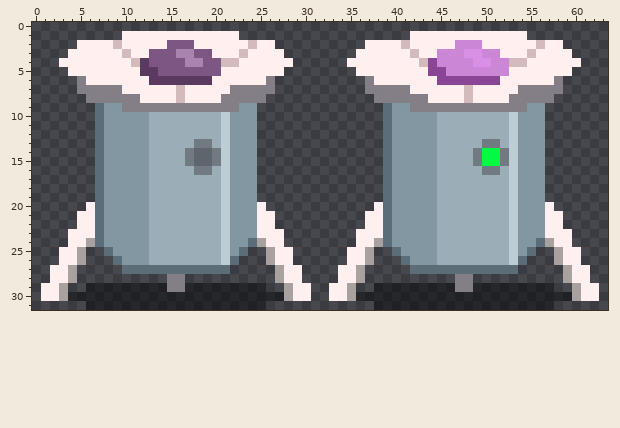
Pixel-art sprite: ghostvac.png. That is the earlier state.
The file is 64x32 pixels.
The same view after the edit:
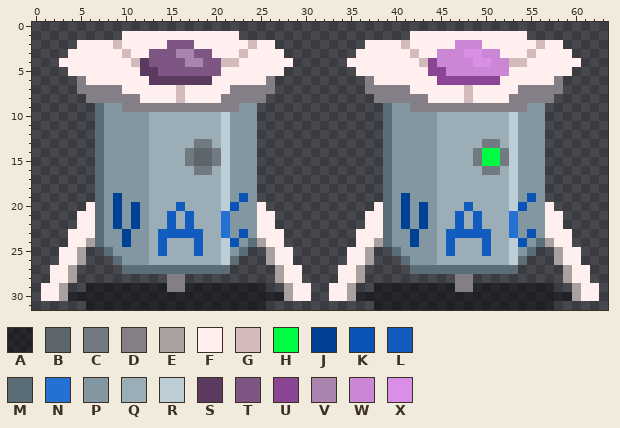
Palette (. is transparent): A #00000074  B #5d666d  C #717a80  D #847e87  E #a9a0a0  F #ffefef  G #d4bbbb  H #00fc42  J #004196  K #0853b4  L #115cbe  M #5b6d77  N #2571d3  P #8397a2  Q #9badb7  R #bdcdd6  S #5a3a5f  T #7e5684  U #8a4595  V #a984af  W #cb87d6  X #d98fe5
Diff:
{"y":19,"x":9,"old":"P","new":"J"}
{"y":19,"x":23,"old":"P","new":"K"}
{"y":19,"x":41,"old":"P","new":"J"}
{"y":19,"x":55,"old":"P","new":"K"}
{"y":20,"x":9,"old":"P","new":"J"}
{"y":20,"x":11,"old":"P","new":"J"}
{"y":20,"x":16,"old":"Q","new":"L"}
{"y":20,"x":22,"old":"P","new":"K"}
{"y":20,"x":41,"old":"P","new":"J"}
{"y":20,"x":43,"old":"P","new":"J"}
{"y":20,"x":48,"old":"Q","new":"L"}
{"y":20,"x":54,"old":"P","new":"K"}
{"y":21,"x":9,"old":"P","new":"J"}
{"y":21,"x":11,"old":"P","new":"J"}
{"y":21,"x":15,"old":"Q","new":"L"}
{"y":21,"x":17,"old":"Q","new":"L"}
{"y":21,"x":21,"old":"R","new":"N"}
{"y":21,"x":41,"old":"P","new":"J"}
{"y":21,"x":43,"old":"P","new":"J"}
{"y":21,"x":47,"old":"Q","new":"L"}
{"y":21,"x":49,"old":"Q","new":"L"}
{"y":21,"x":53,"old":"R","new":"N"}
{"y":22,"x":9,"old":"P","new":"J"}
{"y":22,"x":11,"old":"P","new":"J"}
{"y":22,"x":15,"old":"Q","new":"L"}
{"y":22,"x":17,"old":"Q","new":"L"}
{"y":22,"x":21,"old":"R","new":"N"}
{"y":22,"x":41,"old":"P","new":"J"}
{"y":22,"x":43,"old":"P","new":"J"}
{"y":22,"x":47,"old":"Q","new":"L"}
{"y":22,"x":49,"old":"Q","new":"L"}
{"y":22,"x":53,"old":"R","new":"N"}
{"y":23,"x":10,"old":"P","new":"J"}
{"y":23,"x":14,"old":"QQQQQ","new":"LLLLL"}
{"y":23,"x":21,"old":"R","new":"N"}
{"y":23,"x":23,"old":"P","new":"K"}
{"y":23,"x":42,"old":"P","new":"J"}
{"y":23,"x":46,"old":"QQQQQ","new":"LLLLL"}
{"y":23,"x":53,"old":"R","new":"N"}
{"y":23,"x":55,"old":"P","new":"K"}
{"y":24,"x":10,"old":"P","new":"J"}
{"y":24,"x":14,"old":"Q","new":"L"}
{"y":24,"x":18,"old":"Q","new":"L"}
{"y":24,"x":22,"old":"P","new":"K"}
{"y":24,"x":42,"old":"P","new":"J"}
{"y":24,"x":46,"old":"Q","new":"L"}
{"y":24,"x":50,"old":"Q","new":"L"}
{"y":24,"x":54,"old":"P","new":"K"}
{"y":25,"x":14,"old":"Q","new":"L"}
{"y":25,"x":18,"old":"Q","new":"L"}
{"y":25,"x":46,"old":"Q","new":"L"}
{"y":25,"x":50,"old":"Q","new":"L"}
{"label":"changed","picture_box":[113,193,248,256]}
{"label":"changed","picture_box":[401,193,536,256]}
